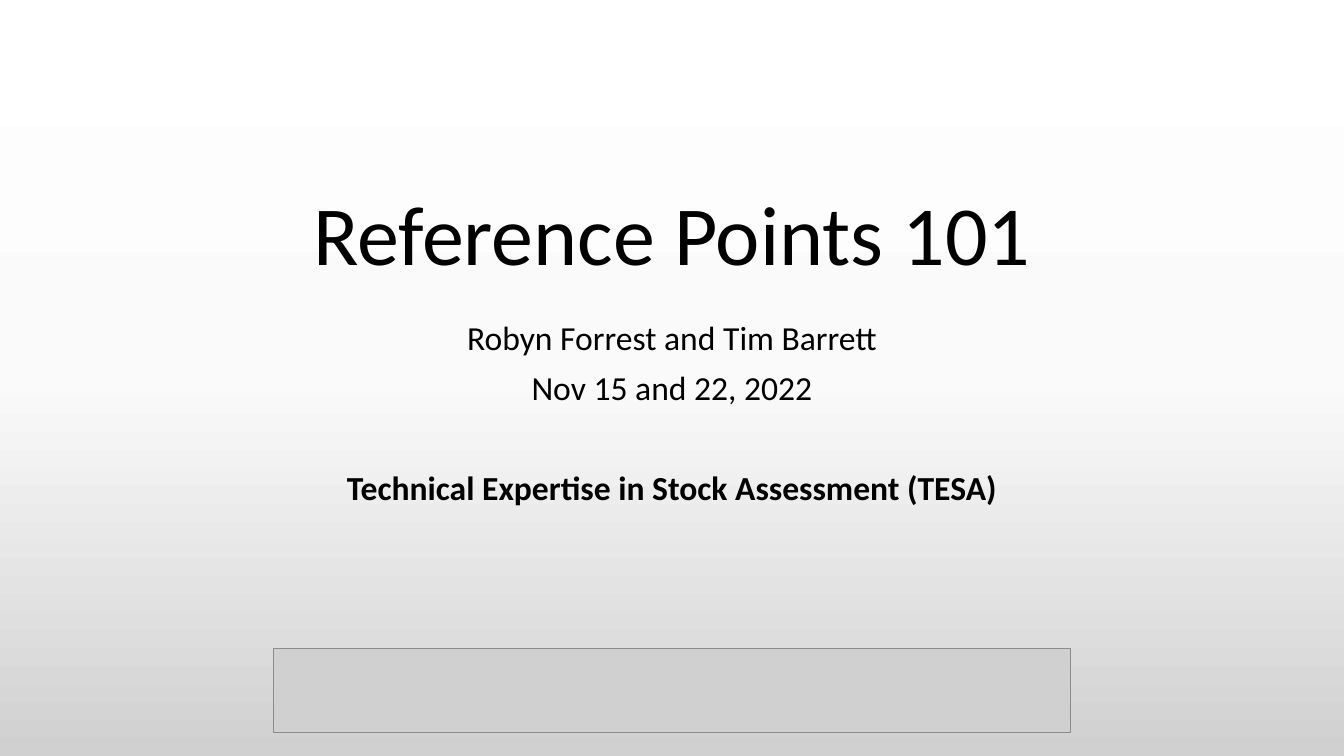
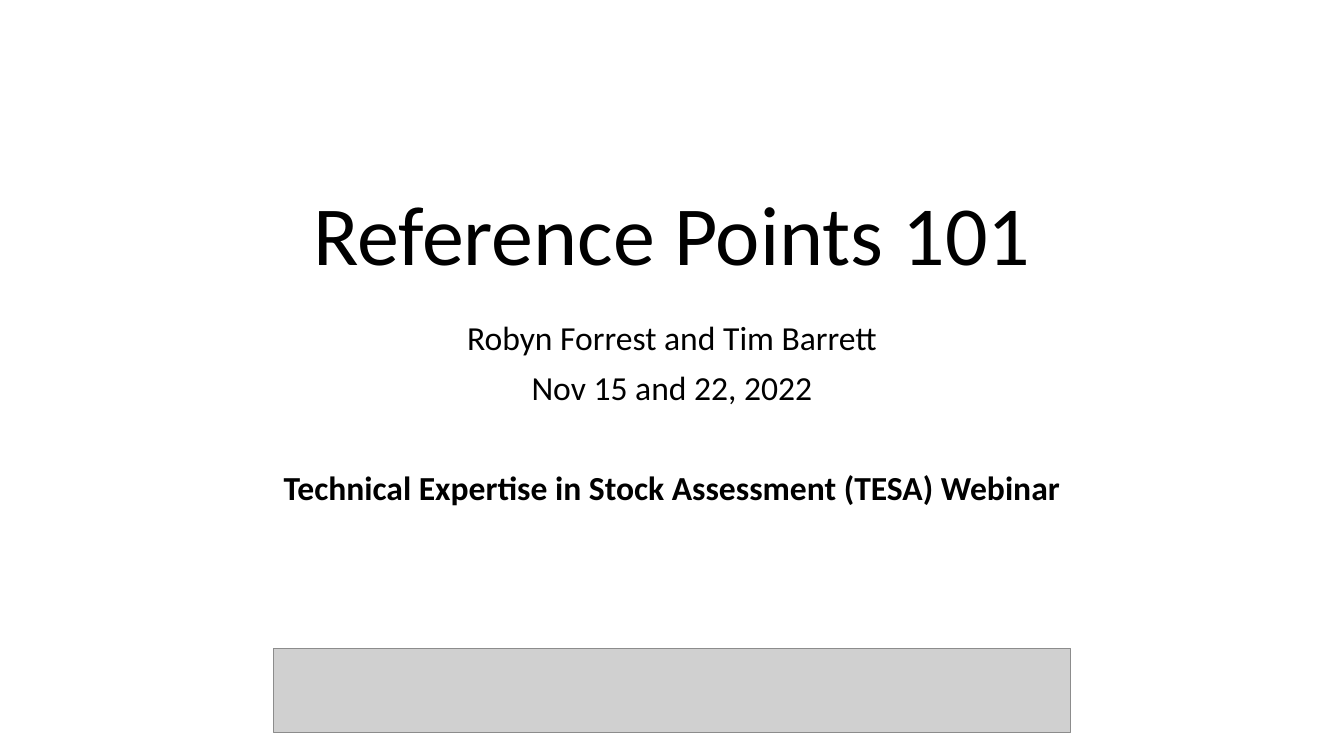
Before and after one commit to TESA-workshops/Ref-Pt-101, a slide deck: slide 1 of RefPt101_draft+rf.pptx. Drawn at 1344x756 pixels with LibreOffice and Linux fonts; fonts in the diff are those of the drawing; grey boxes stand for pictures. Boxes give left, top, right and bottom in pixels: in the first picture for what was removed or moved away, otherwise in the second. Text is boxed around its words. In the diff, an @@ line names an element or a change of style, - is before the commit and + after.

```diff
--- a/RefPt101_draft+rf.pptx
+++ b/RefPt101_draft+rf.pptx
@@ background gradient #FFFFFF to #FBFBFB to #D1D1D1 to #FFFFFF @@
@@ subtitle at (x1=284, y1=475, x2=1060, y2=506): text changed @@
-Technical Expertise in Stock Assessment (TESA)
+Technical Expertise in Stock Assessment (TESA) Webinar
```
Also in this commit, not shown: 3 other files.
